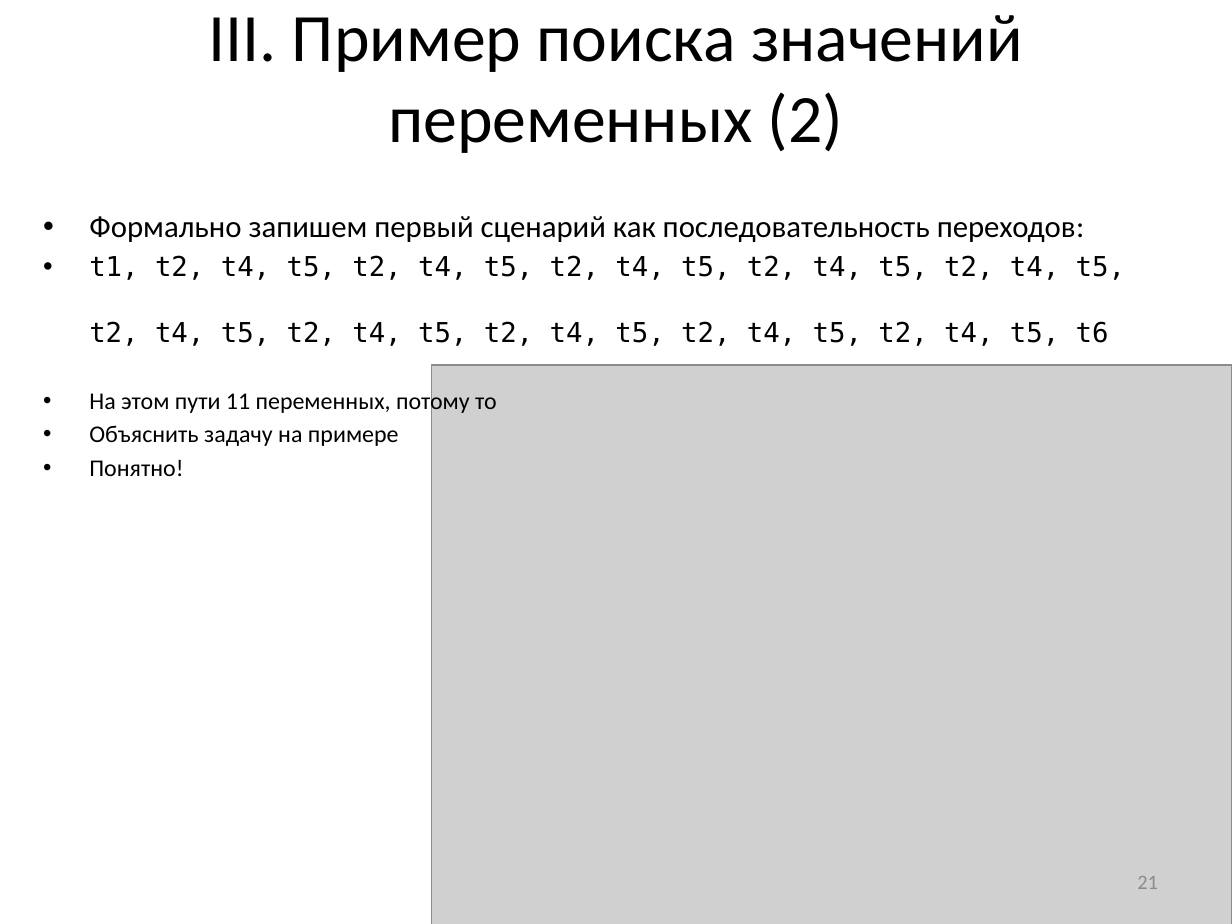
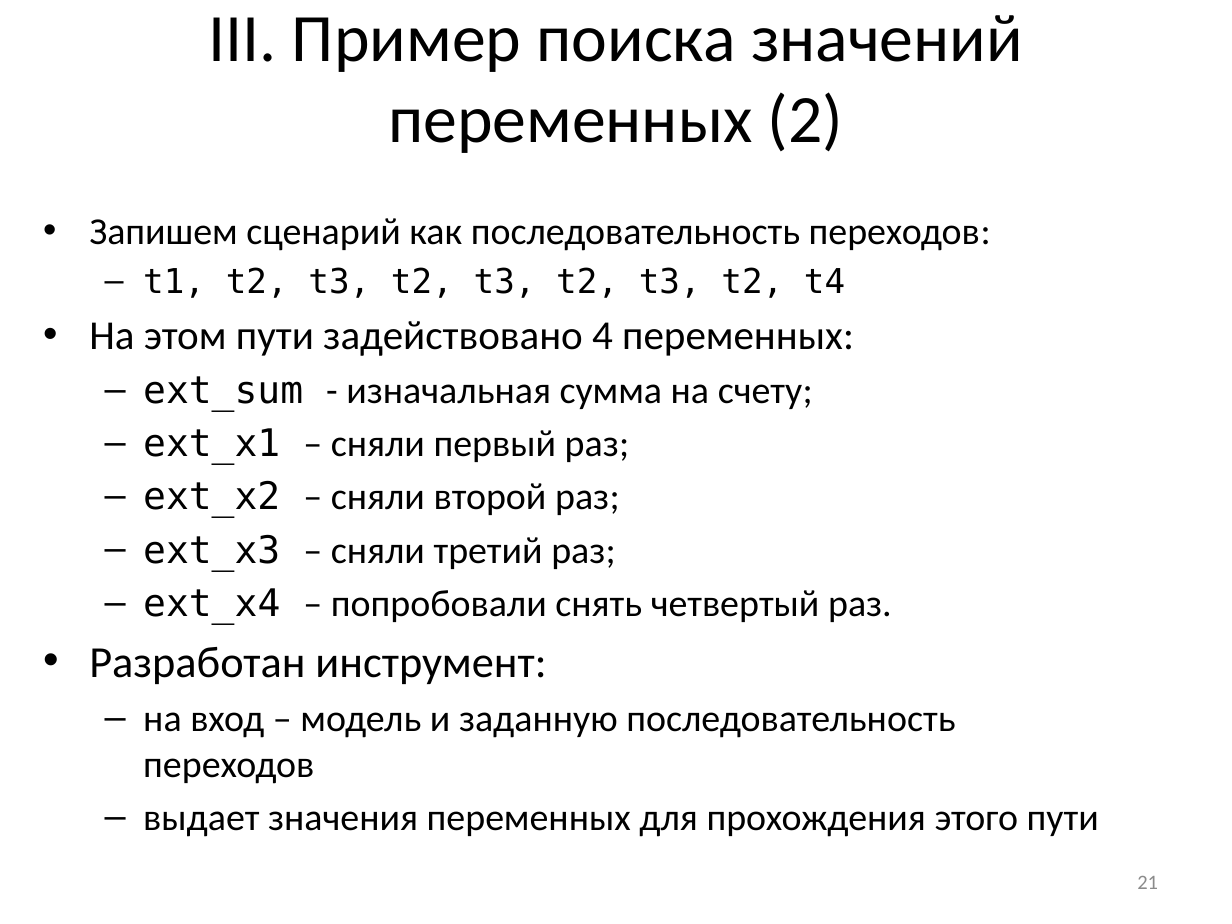
Before and after one commit to nohoper/masters, a slide deck: slide 21 of kmu.pptx. Drawn at 1232x924 pixels with LibreOffice and Linux fonts; fonts in the diff are those of the drawing; grey boxes stand for pictures. Boxes give left, top, right and bottom in pixels: in the first picture for what was removed or moved away, otherwise in the second. Text is boxed around its words. In the diff, an @@ line names an element or a change of style, - is before the commit and + after.

```diff
--- a/kmu.pptx
+++ b/kmu.pptx
@@ text at <box>89,218,1099,837</box>: text changed; size 16 to 22.2 pt @@
-• Формально запишем первый сценарий как последовательность переходов:
-• t1, t2, t4, t5, t2, t4, t5, t2, t4, t5, t2, t4, t5, t2, t4, t5,
-  t2, t4, t5, t2, t4, t5, t2, t4, t5, t2, t4, t5, t2, t4, t5, t6
-• На этом пути 11 переменных, потому то
-• Объяснить задачу на примере
-• Понятно!
+• Запишем сценарий как последовательность переходов:
+  – t1, t2, t3, t2, t3, t2, t3, t2, t4
+• На этом пути задействовано 4 переменных:
+  – ext_sum - изначальная сумма на счету;
+  – ext_x1 – сняли первый раз;
+  – ext_x2 – сняли второй раз;
+  – ext_x3 – сняли третий раз;
+  – ext_x4 – попробовали снять четвертый раз.
+• Разработан инструмент:
+  – на вход – модель и заданную последовательность переходов
+  – выдает значения переменных для прохождения этого пути
@@ picture removed at <box>431,365,1232,924</box> @@
```
Also in this commit, not shown: 19 other slides changed, 2 slides removed.
